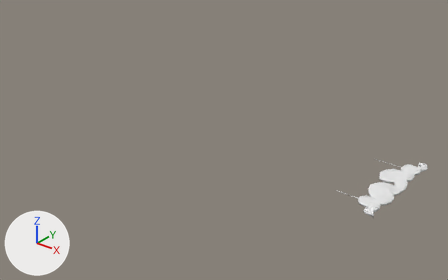
The OBJ model FunGame/Assets/Assets/EnvironmentAssets/Menu/Cloud/Cloud.obj, before and after one commit.
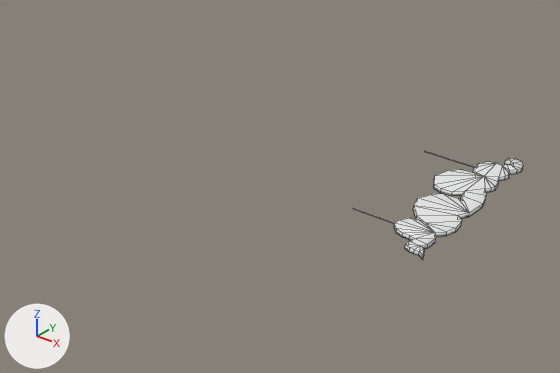
Each version appears first whole from a camera (50 mm lens) standing at (15.6, -39.3, 23.3) and looking at (-16.7, 1.1, -1.8), and next in a close-up on the part from 32% to 100% of the width and 27% to 100% of the height. Arrows for +X, +Y and +Z are at lower left; the lights stay in place. The close-ups show mesh edges as thin lines. Where no turn or scale is listed for an object, it has been applied to the vertices.

Names of what the first close-up shows: 'Cloud'.
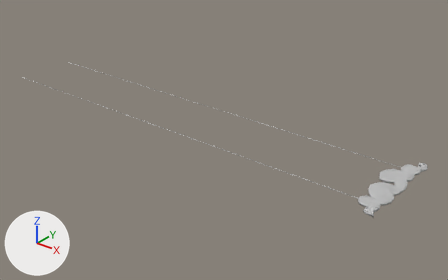
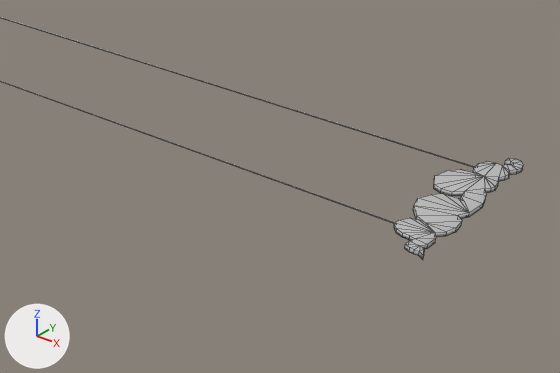
Where the change shows, as pixel boxes (x1, y1, x2, y2) in the close-ups (560 x 373 px; the box of a moved part takes in the faces that stretch with it):
'Cloud', recoloured, reshaped (white to grey)
    before: (353, 151, 523, 260)
    after: (0, 17, 523, 260)
part 1 of me_cloud, moved or reshaped
    before: (353, 151, 475, 223)
    after: (0, 17, 475, 223)

What the commit changed:
Material 'initialShadingGroup' (mat_initialshadinggroup) changes colour from white #e7e7e7 to grey #bcbcbc; in linear values from (0.8, 0.8, 0.8) to (0.5, 0.5, 0.5).
me_cloud has 154 vertices, 195 faces and spans x -2.66..1.33, y -5.01..4.5, z 0.0..0.2.
me_cloud is used by ob_cloud; location (0.0, 0.0, 0.0).
Before the commit, vertices of me_cloud: 138 (-2.66, -3.43, 0.07) at pixel (352, 208), 140 (-2.66, -3.43, 0.1) at pixel (353, 208), 142 (-2.66, -3.4, 0.1) at pixel (353, 207), 144 (-2.66, -3.4, 0.07) at pixel (353, 208), 146 (-2.66, 2.89, 0.07) at pixel (424, 151).
Before the commit, vertices of me_cloud: 148 (-2.66, 2.89, 0.1) at pixel (424, 151), 150 (-2.66, 2.92, 0.1) at pixel (425, 150), 152 (-2.66, 2.92, 0.07) at pixel (425, 151).
Part 1, on me_cloud:
Vertices 138, 140, 142, 144, 146, 148, 150, 152 of me_cloud move by (-38.62, 0.0, 0.0).
